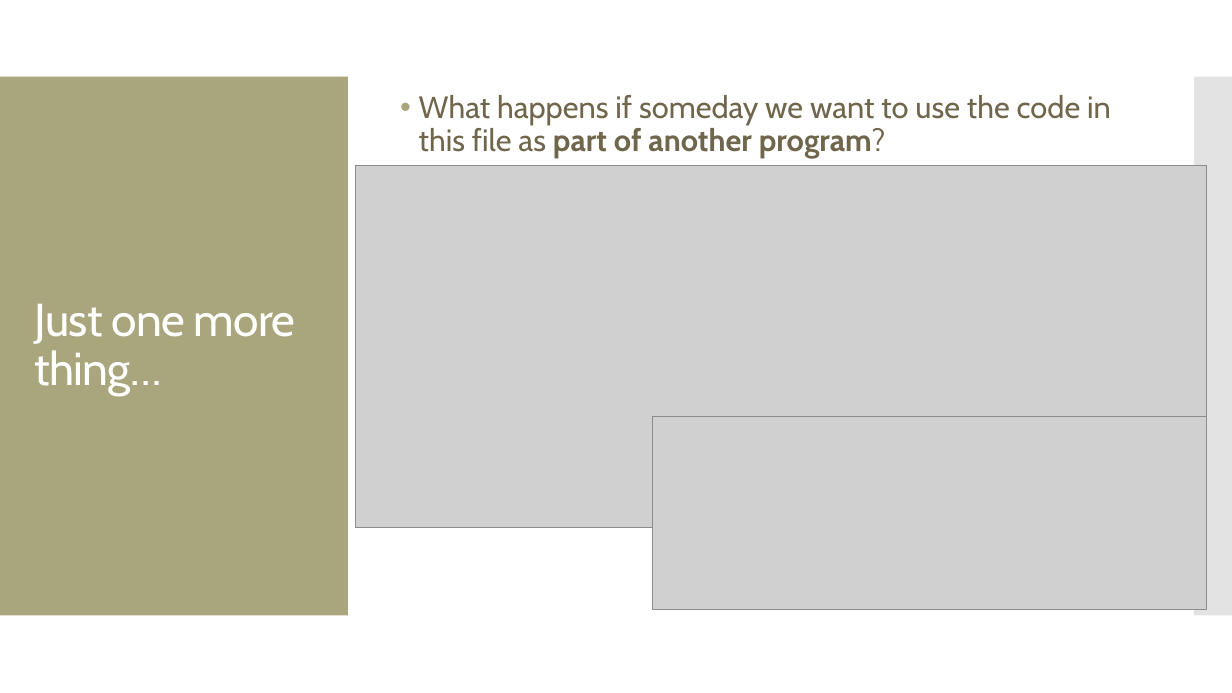
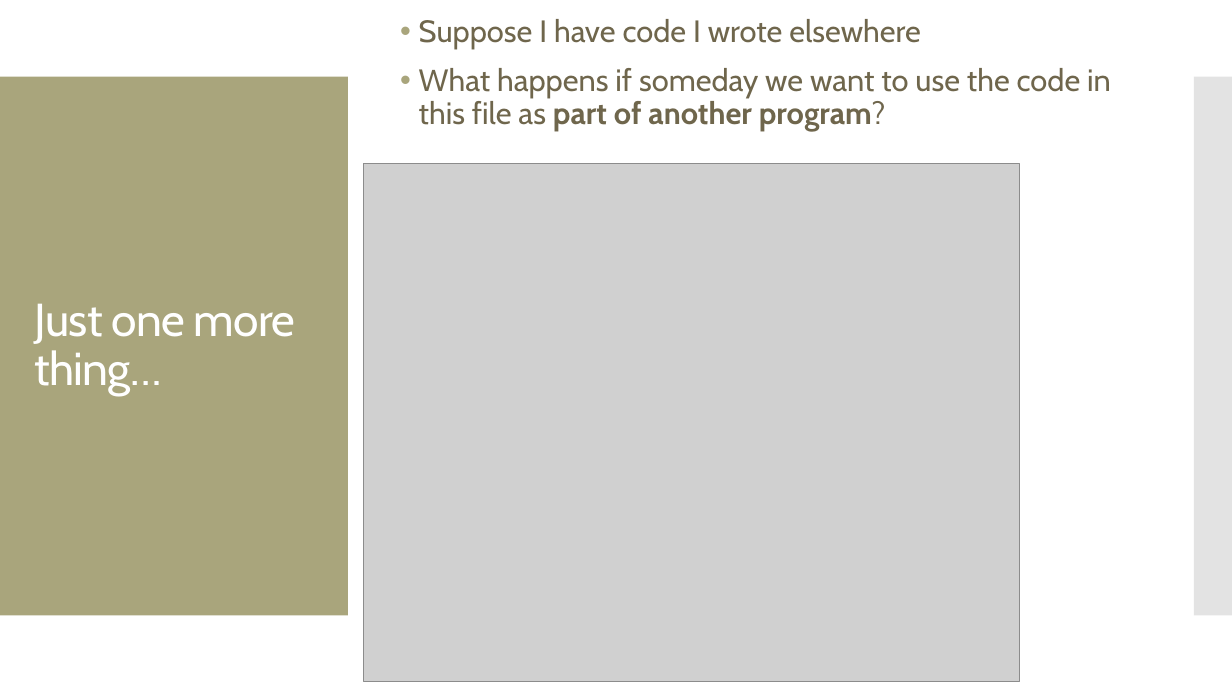
Before and after one commit to amosca01/CAIS117-S24, a slide deck: slide 12 of slides/14-main.pptx (slide 14 before the commit). Drawn at 1232x693 pixels with LibreOffice and Linux fonts; fonts in the diff are those of the drawing; grey boxes stand for pictures. Boxes give left, top, right and bottom in pixels: in the first picture for what was removed or moved away, otherwise in the second. Text is boxed around its words. In the diff, an @@ line names an element or a change of style, - is before the commit and + after.

```diff
--- a/slides/14-main.pptx
+++ b/slides/14-main.pptx
@@ text "Suppose I have code I ...": place and size @@
-text "Suppose I have code I ..." at (419, 95, 1111, 158)
+text "Suppose I have code I ..." at (419, 19, 1111, 131)
@@ text at (419, 19, 921, 49): paragraph added @@
+• Suppose I have code I wrote elsewhere
@@ picture: place and size @@
-picture at (356, 165, 1207, 528)
+picture at (363, 164, 1019, 681)
@@ picture removed at (653, 416, 1206, 609) @@
```
Also in this commit, not shown: 10 other slides changed, 3 slides added, 2 slides removed, 5 other files.
